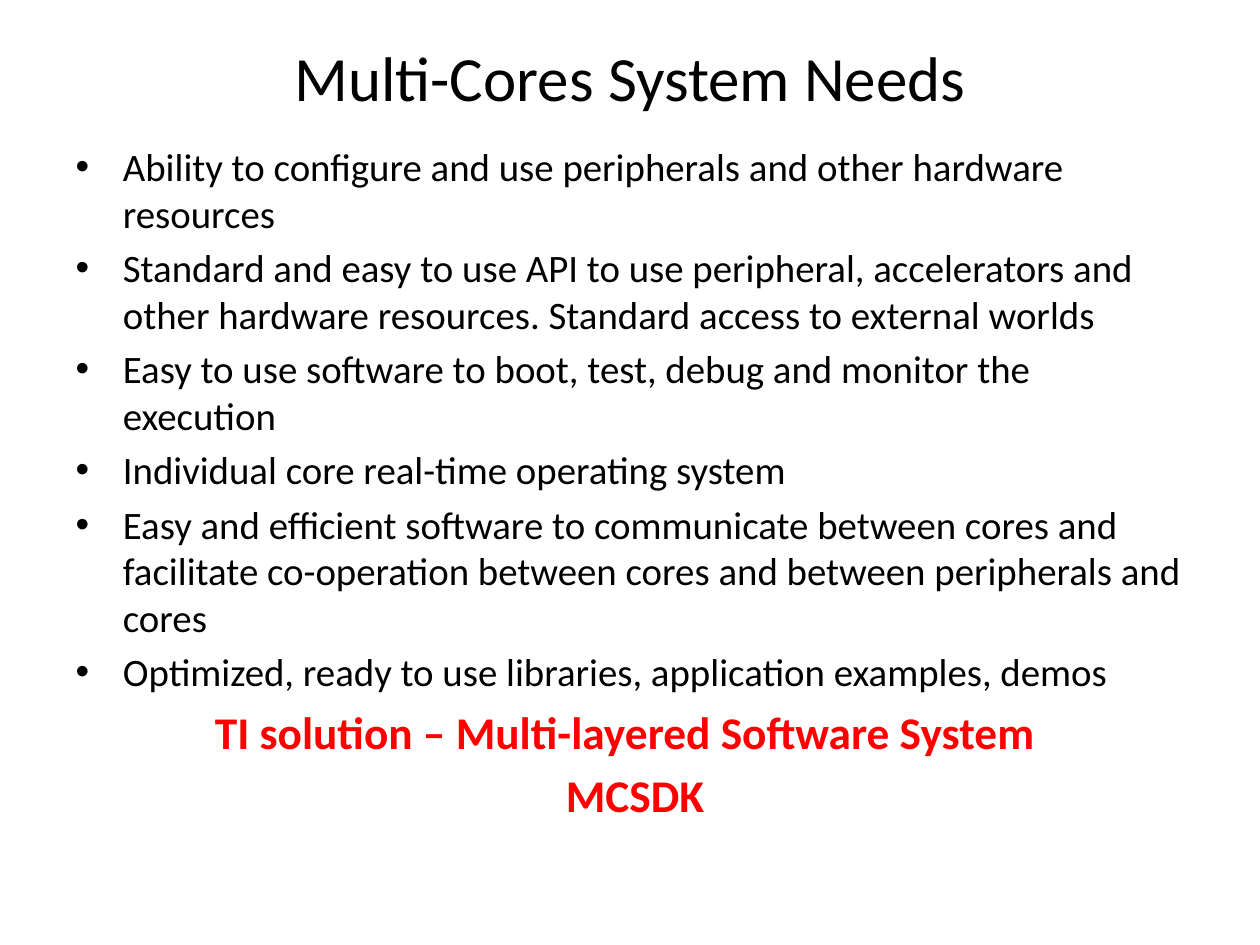
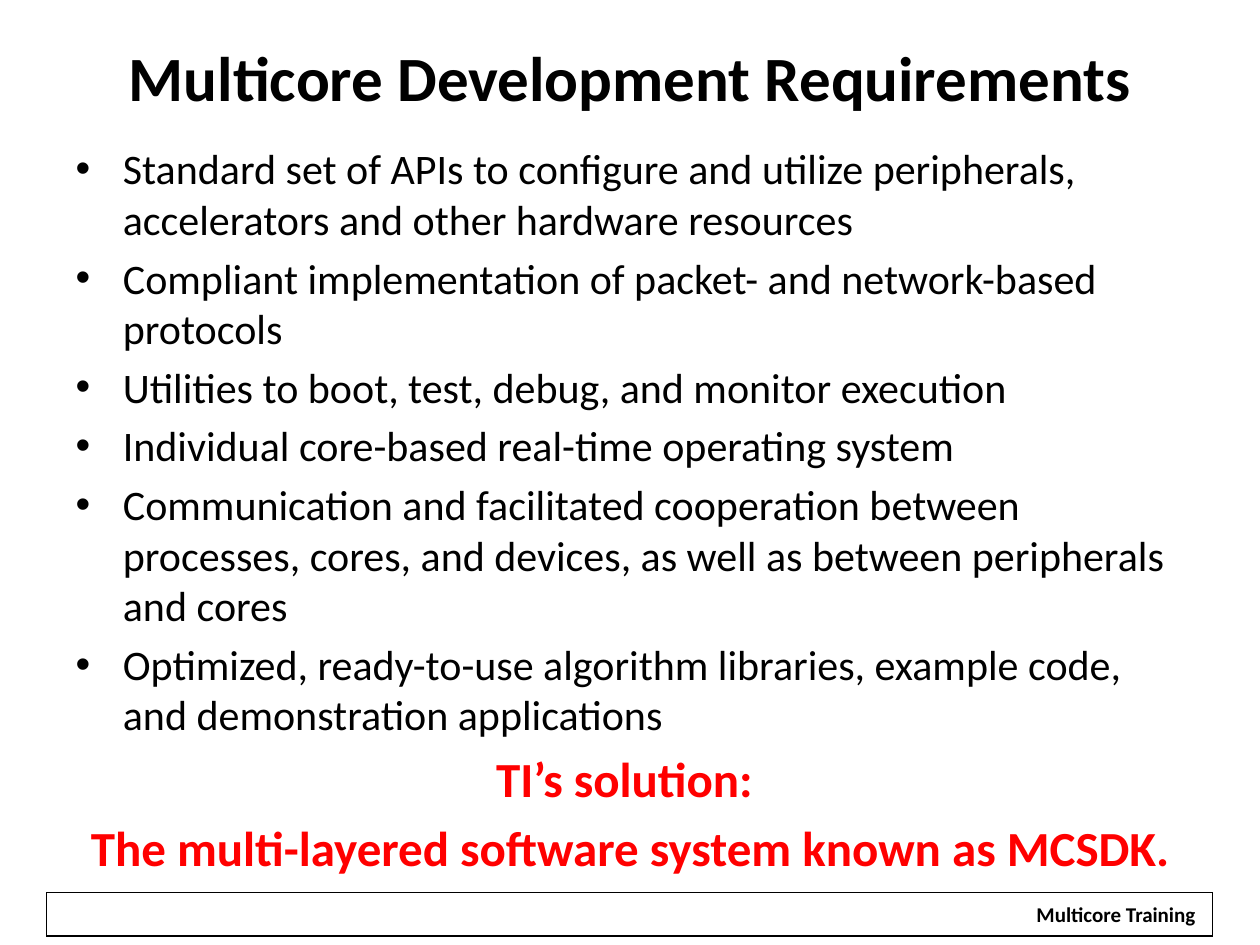
Before and after one commit to hari1989/keystone-workshop, a slide deck: slide 8 of preliminary/Introduction to KeyStone Software ECO.pptx. Drawn at 1260x945 pixels with LibreOffice and Linux fonts; fonts in the diff are those of the drawing; background and template pictures are left out. Boxes give left, top, right and bottom in pixels: in the first picture for what was removed or moved away, otherwise in the second. Text is boxed around its words. In the diff, an @@ line names an element or a change of style, - is before the commit and + after.

```diff
--- a/preliminary/Introduction to KeyStone Software ECO.pptx
+++ b/preliminary/Introduction to KeyStone Software ECO.pptx
@@ title at box(129, 56, 1131, 111): text changed; bold on @@
-Multi-Cores System Needs
+Multicore Development Requirements
@@ text at box(91, 154, 1169, 874): text changed; size 22.2 to 24 pt @@
-• Ability to configure and use peripherals and other hardware resources
-• Standard and easy to use API to use peripheral, accelerators and other hardware resources. Standard access to external worlds
-• Easy to use software to boot, test, debug and monitor the execution
-• Individual core real-time operating system
-• Easy and efficient software to communicate between cores and facilitate co-operation between cores and between peripherals and cores
-• Optimized, ready to use libraries, application examples, demos
-TI solution – Multi-layered Software System
-MCSDK
+• Standard set of APIs to configure and utilize peripherals, accelerators and other hardware resources
+• Compliant implementation of packet- and network-based protocols
+• Utilities to boot, test, debug, and monitor execution
+• Individual core-based real-time operating system
+• Communication and facilitated cooperation between processes, cores, and devices, as well as between peripherals and cores
+• Optimized, ready-to-use algorithm libraries, example code, and demonstration applications
+TI’s solution:
+The multi-layered software system known as MCSDK.
@@ rectangle added at box(47, 892, 1213, 936), outline #000000 0.75 pt @@
@@ rectangle added at box(1023, 896, 1210, 934), fill #FFFFFF, 12 pt, text #000000, bold @@
+Multicore Training
```
Also in this commit, not shown: 12 other slides changed, 6 slides added, 4 slides removed.
